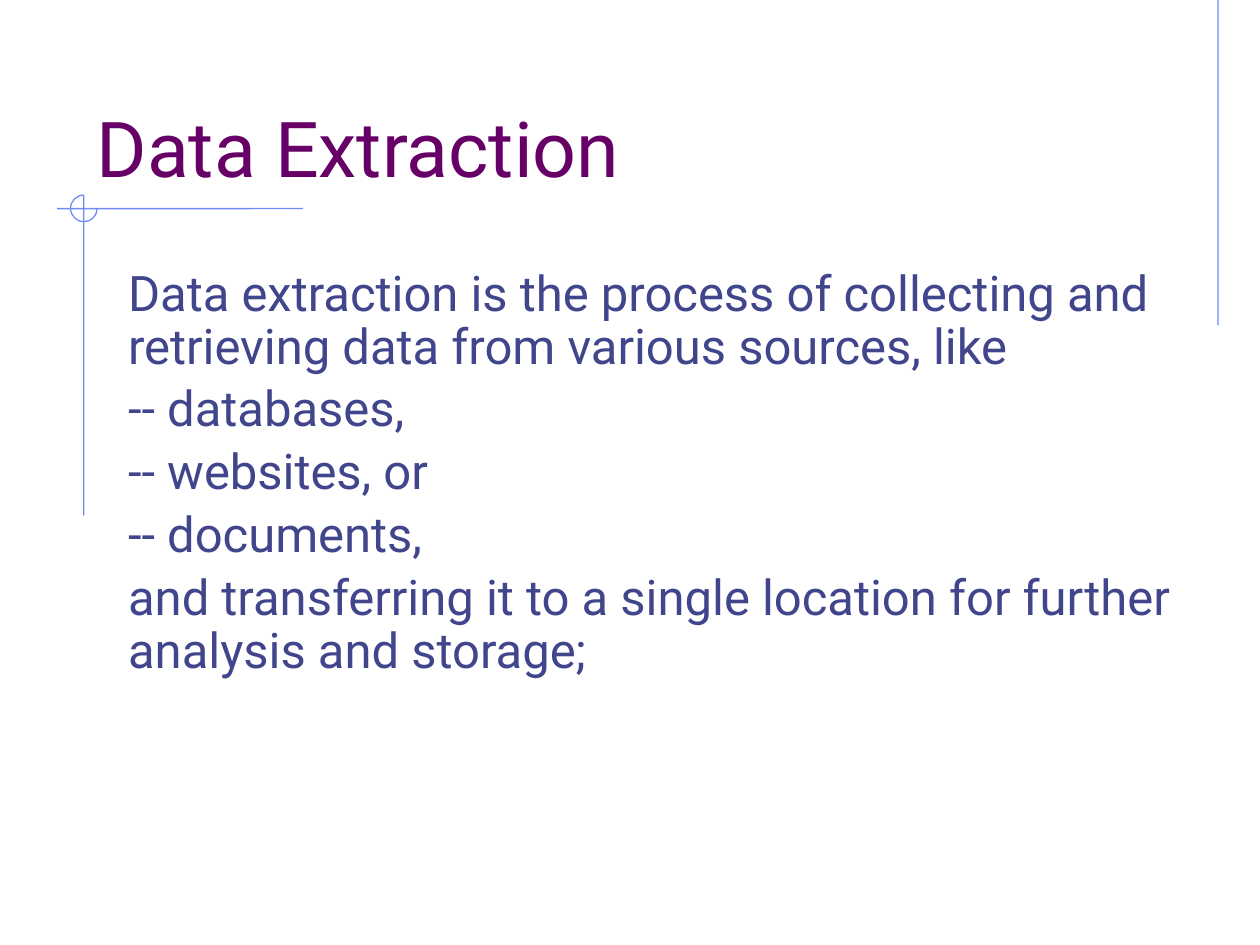
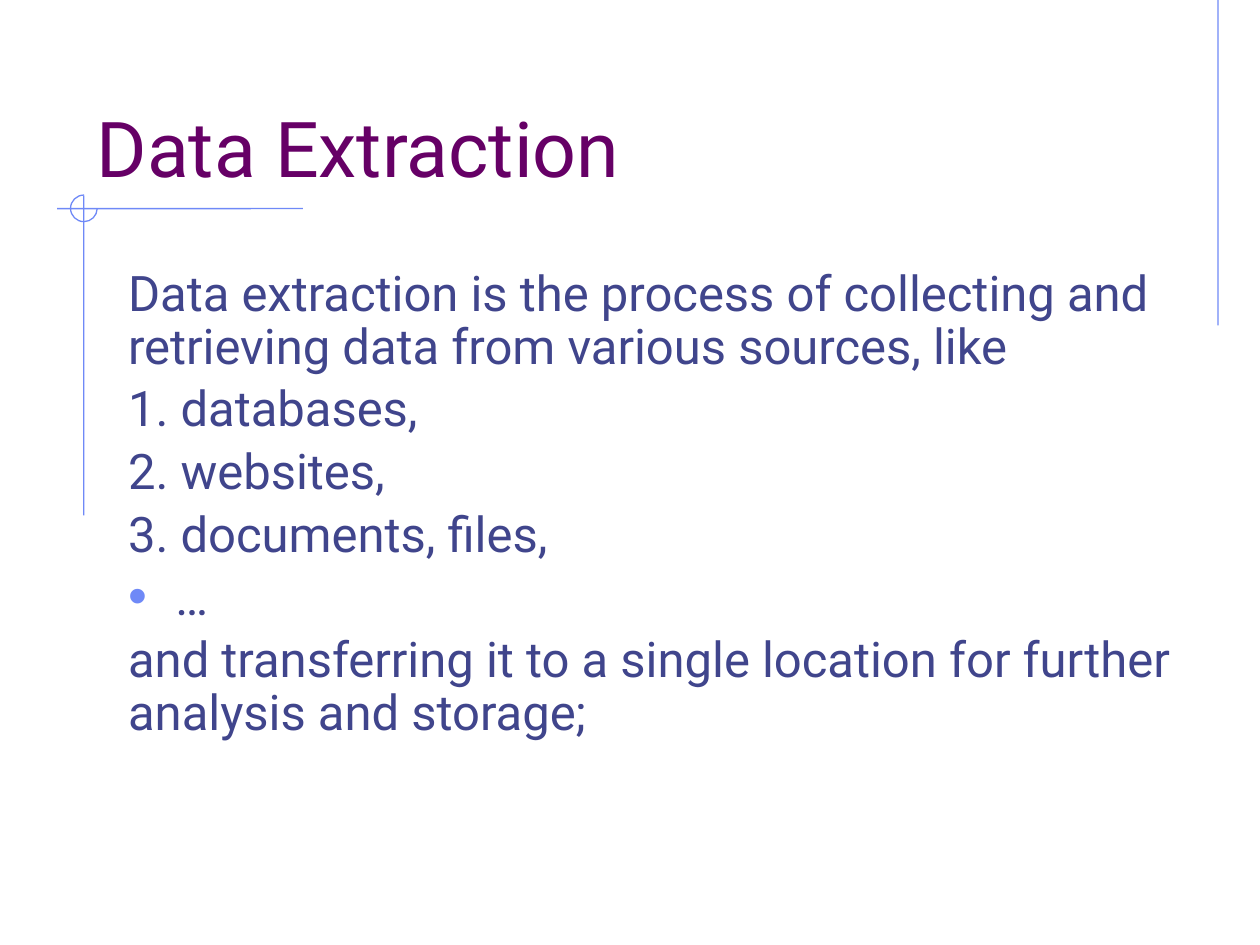
Before and after one commit to mahmoudparsian/data-warehousing, a slide deck: slide 10 of syllabus/week-03-introduction-to-ETL/ETL_basics/Introduction_to_ETL.pptx (slide 8 before the commit). Drawn at 1260x945 pixels with LibreOffice and Linux fonts; fonts in the diff are those of the drawing; background and template pictures are left out. Boxes give left, top, right and bottom in pixels: in the first picture for what was removed or moved away, otherwise in the second. Text is boxed around its words. In the diff, an @@ line names an element or a change of style, - is before the commit and + after.

```diff
--- a/syllabus/week-03-introduction-to-ETL/ETL_basics/Introduction_to_ETL.pptx
+++ b/syllabus/week-03-introduction-to-ETL/ETL_basics/Introduction_to_ETL.pptx
@@ text at box(128, 389, 548, 559): text changed @@
--- databases,
--- websites, or
--- documents,
+1. databases,
+2. websites,
+3. documents, files,
+• …
```
Also in this commit, not shown: 2 other slides changed, 2 slides added, 2 other files.
